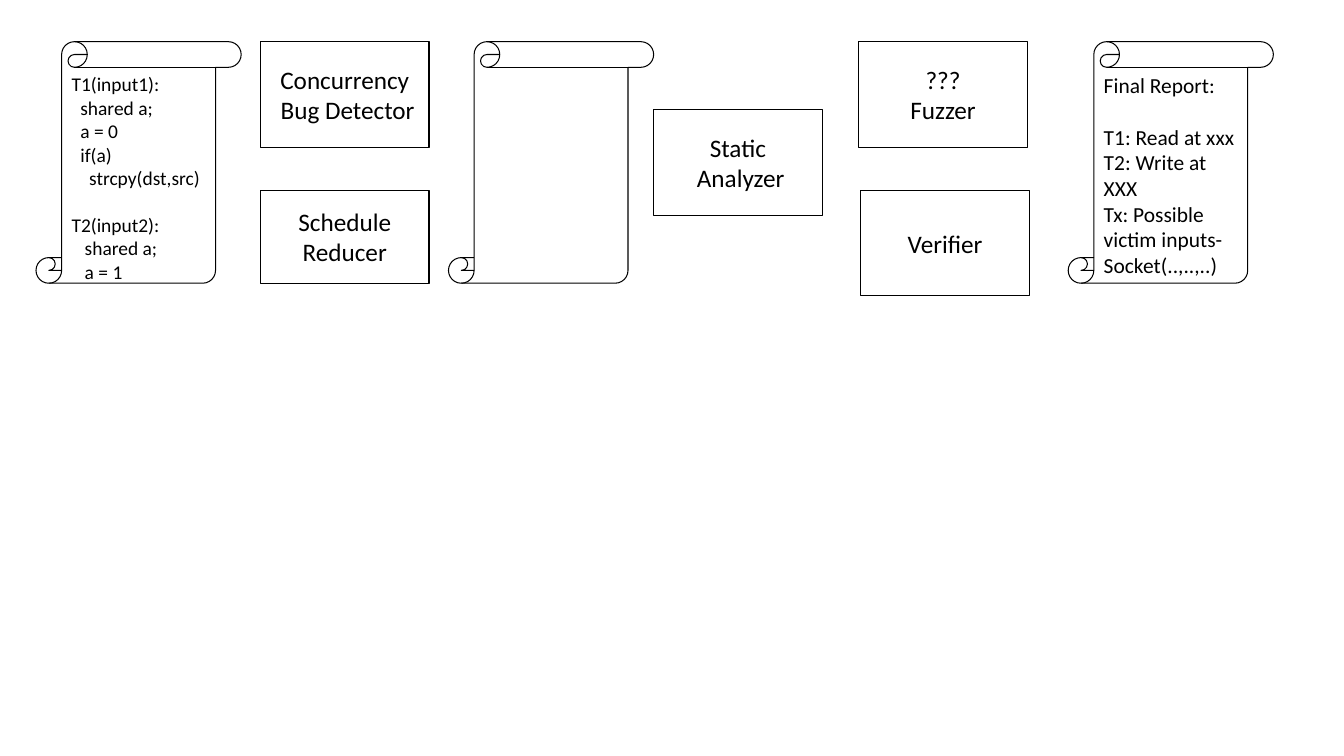
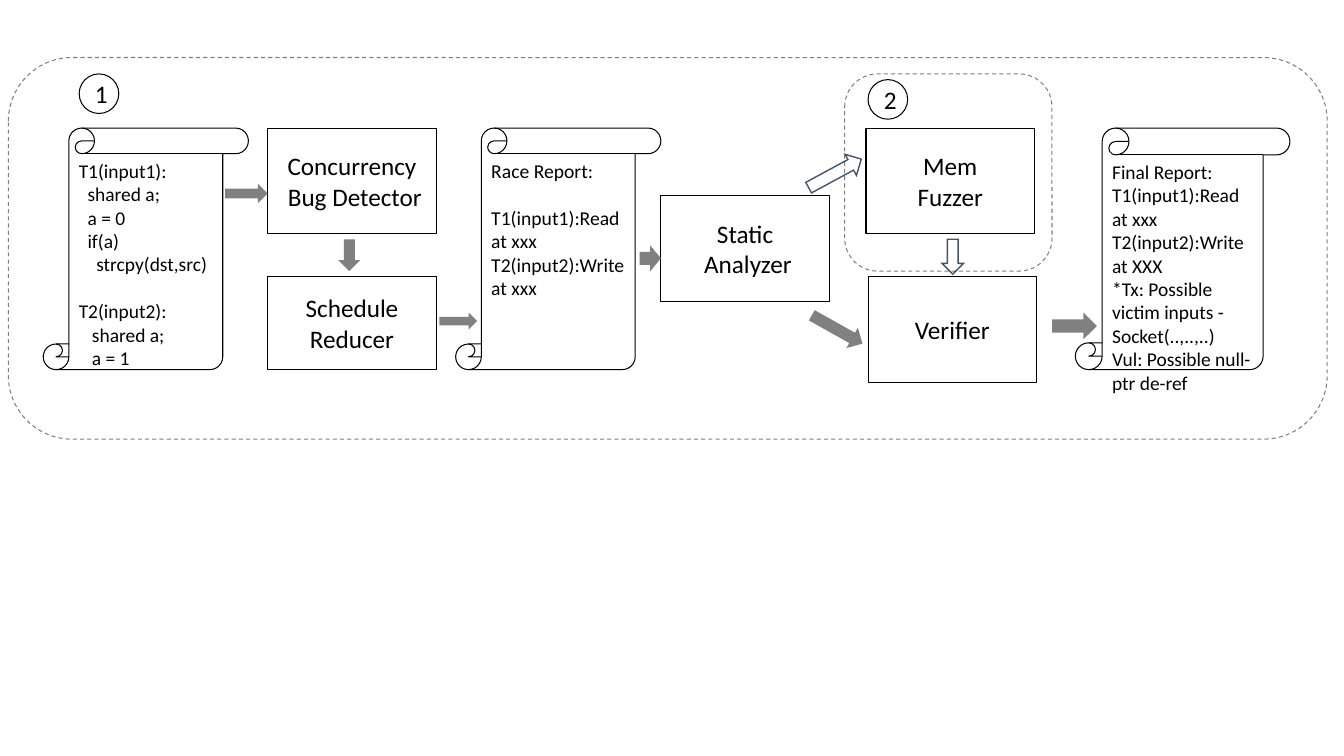
Before and after one commit to ab1gale/conatkpaper, a slide deck: slide 1 of raw_ppt/archi.pptx. Drawn at 1344x756 pixels with LibreOffice and Linux fonts; fonts in the diff are those of the drawing. Boxes give left, top, right and bottom in pixels: in the first picture for what was removed or moved away, otherwise in the second. Text is boxed around its words. In the diff, an @@ line names an element or a change of style, - is before the commit and + after.

```diff
--- a/raw_ppt/archi.pptx
+++ b/raw_ppt/archi.pptx
@@ rounded rectangle added at box(8, 57, 1327, 440), outline #000000 0.75 pt dashed @@
@@ ellipse added at box(80, 74, 119, 113), outline #000000 0.75 pt, 18 pt, text #000000 @@
+1
@@ rounded rectangle added at box(845, 74, 1053, 271), outline #000000 0.75 pt dashed @@
@@ ellipse added at box(868, 80, 907, 119), outline #000000 0.75 pt, 18 pt, text #000000 @@
+2
@@ 4 rectangles, 2 vertical scrolls: place and size @@
-4 rectangles, 2 vertical scrolls at box(36, 41, 1029, 296)
+4 rectangles, 2 vertical scrolls at box(43, 128, 1036, 382)
@@ down arrow added at box(803, 148, 867, 198), outline #44546A 1 pt @@
@@ vertical scroll "Final Report:": place and size @@
-vertical scroll "Final Report:" at box(1069, 41, 1274, 283)
+vertical scroll "Final Report:" at box(1076, 128, 1291, 370)
@@ text in vertical scroll at box(491, 165, 624, 295): text added @@
+Race Report:
+T1(input1):Read at xxx
+T2(input2):Write at xxx
@@ text in rectangle at box(923, 158, 977, 175): text changed @@
-???
+Mem
@@ text in vertical scroll at box(1112, 165, 1213, 182): size 15.3 to 13.9 pt in "Final Report:" @@
@@ down arrow added at box(226, 184, 268, 204), fill #808080 @@
@@ rectangle "Static": place and size @@
-rectangle "Static" at box(653, 110, 822, 216)
+rectangle "Static" at box(661, 196, 830, 301)
@@ text in vertical scroll at box(1112, 188, 1250, 393): text changed; size 15.3 to 13.9 pt @@
-T1: Read at xxx
-T2: Write at
-XXX
-Tx: Possible victim inputs-
-Socket(..,..,..)
+T1(input1):Read at xxx
+T2(input2):Write at XXX
+*Tx: Possible victim inputs - Socket(..,..,..)
+Vul: Possible null-ptr de-ref
@@ down arrow added at box(339, 239, 361, 271), fill #808080 @@
@@ down arrow added at box(943, 239, 964, 274), outline #44546A 1 pt @@
@@ down arrow added at box(640, 246, 661, 272), fill #808080 @@
@@ down arrow added at box(440, 313, 477, 330), fill #808080 @@
@@ down arrow added at box(806, 305, 869, 354), fill #808080 @@
@@ down arrow added at box(1053, 312, 1097, 339), fill #808080 @@
```
Also in this commit, not shown: 13 other files.
